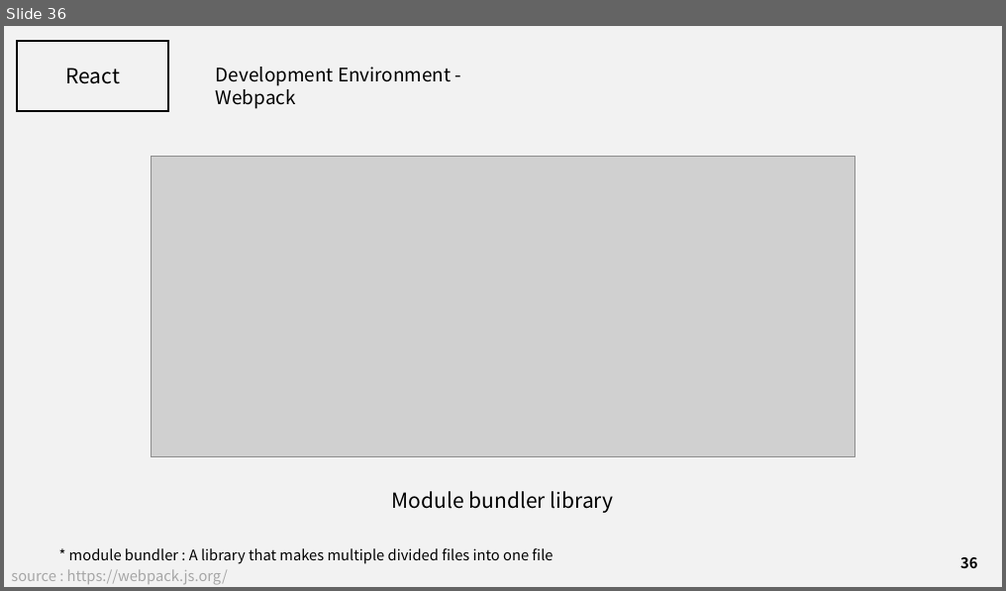
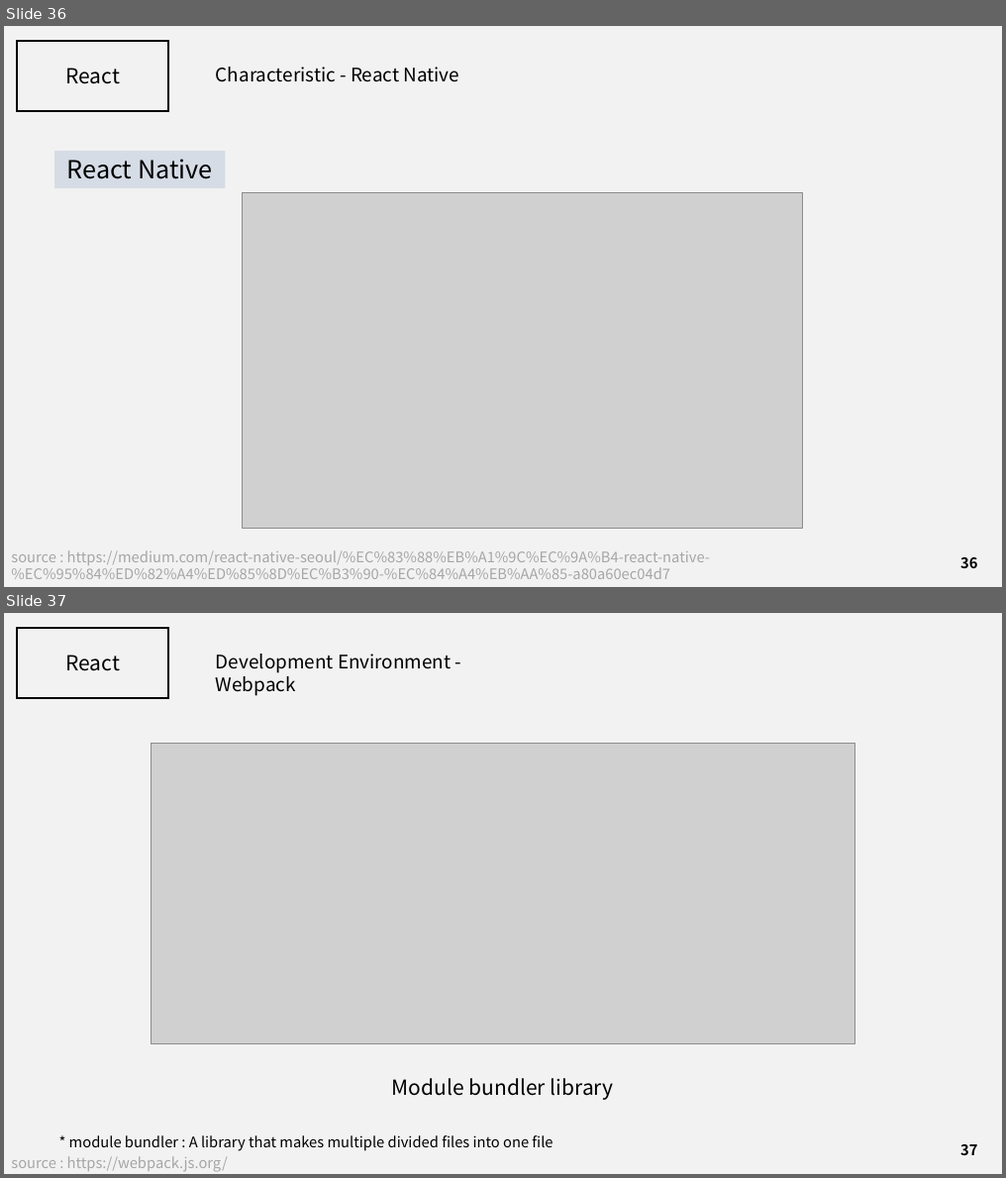
Before and after one commit to J3SUNG/Seminar, a slide deck: 210207_React.pptx. Shown one above the other, each under a label of ours: slide 36 before the commit, slides 36 and 37 after it. The pictures are 1006x591 and 1006x1178 pixels, drawn with LibreOffice and Linux fonts; fonts in the diff are those of the drawing; grey boxes stand for pictures. Boxes give left, top, right and bottom in pixels: in the first picture for what was removed or moved away, otherwise in the second. Text is boxed around its words. In the diff, an @@ line names an element or a change of style, - is before the commit and + after.

```diff
--- a/210207_React.pptx
+++ b/210207_React.pptx
@@ slide 36 added at [4,26,1002,587], background #F2F2F2 @@
@@ rectangle added at [17,41,168,110], outline #000000 2 pt @@
@@ text added at [65,68,120,84], 20 pt, text #000000 @@
+React
@@ text added at [216,67,460,82], 18 pt, text #000000 @@
+Characteristic - React Native
@@ rectangle added at [54,151,226,188], fill #D6DCE5, 24 pt, text #000000 @@
+React Native
@@ picture added at [242,193,803,528] @@
@@ text added at [11,551,710,579], 14 pt, text #A6A6A6 @@
+source : https://medium.com/react-native-seoul/%EC%83%88%EB%A1%9C%EC%9A%B4-react-native-%EC%95%84%ED%82%A4%ED%85%8D%EC%B3%90-%EC%84%A4%EB%AA%85-a80a60ec04d7
@@ page number added at [960,558,977,569], 14 pt, text #000000, bold @@
+36
@@ what was slide 36 is now slide 37 @@
@@ page number at [960,1145,977,1156]: text changed @@
-36
+37
```
Also in this commit, not shown: 1 slide changed.
